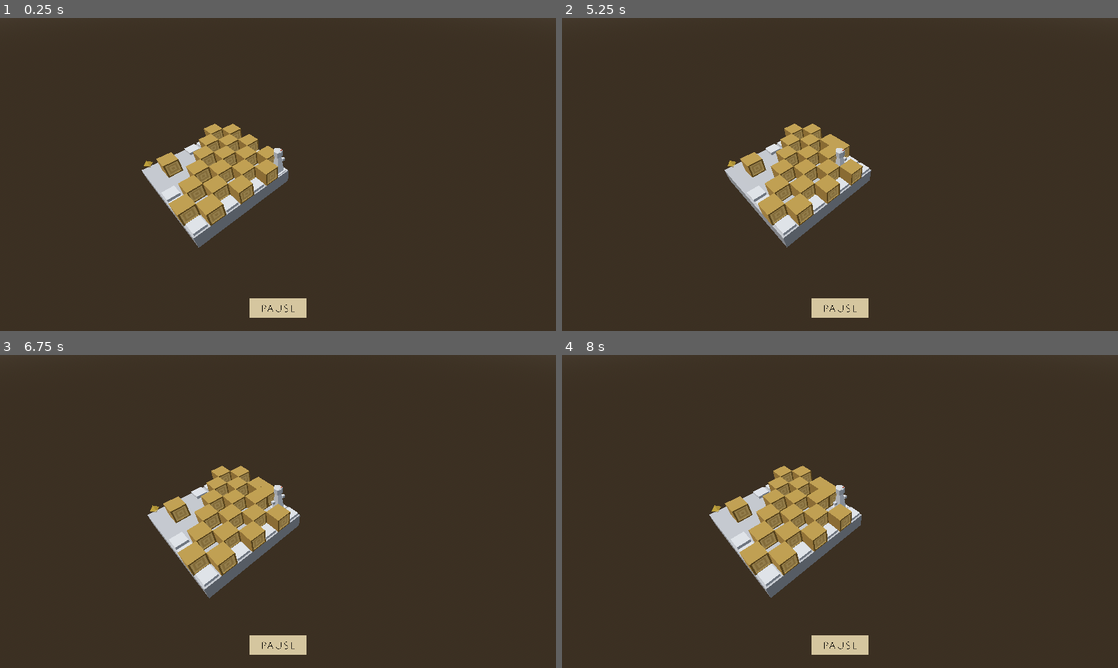
Above: before the commit, frames 1-4 (two rows, left to right).
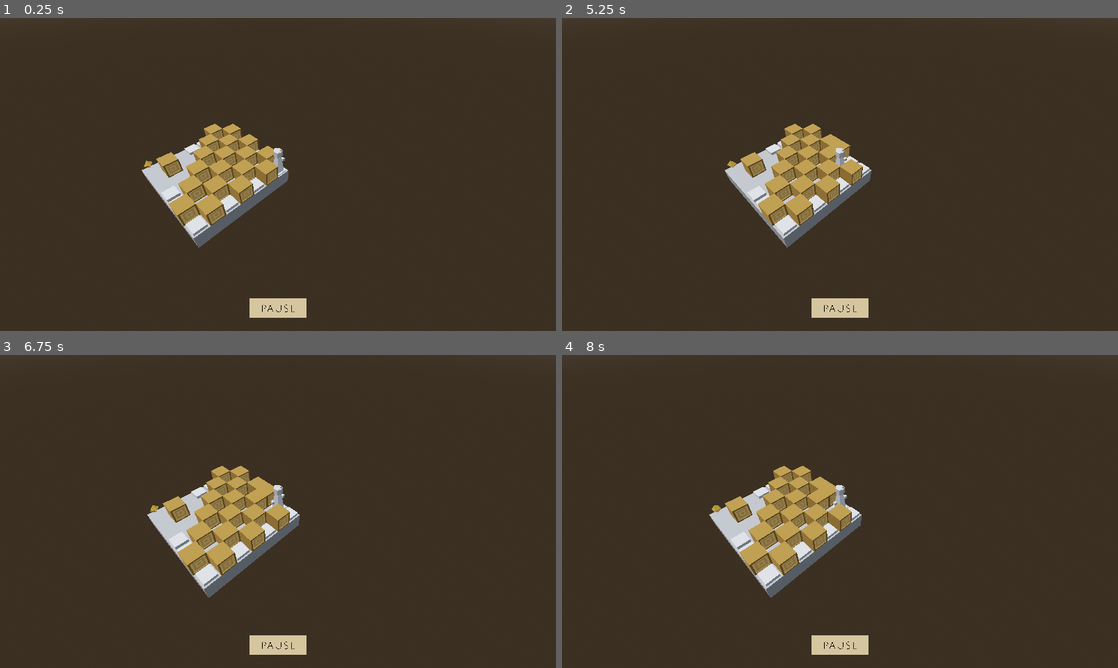
Above: after the commit, the same moments.

Repository: Jnight1104/Iso-Journey
Game: Godot game, scene res://Scenes/Level_2.tscn
Same seed, same stepped clock (60 frames per second), same inputs: the game is played once before the commit and once after it. The project has no main scene, so this scene is started directly.
Inputs (mouse positions are in pixels of both pictures, inside the frame that each line leads up to):
- Up to frame 1 (0.25 s): no input
- Up to frame 2 (5.25 s): tap Enter at 0.5, 5 s; move the mouse to (812, 237) at 0.52 s; hold Up (ui_up) 0.53-1.25 s; click (840, 309) at 1.25 s; click "Resume" at 2 s; move the mouse to (1006, 221) at 2.77 s; hold Up (ui_up) 2.78-3.53 s; move the mouse to (673, 127) at 3.52 s; hold Left (ui_left) 3.53-5.03 s; tap Space at 4.25 s; move the mouse to (867, 174) at 4.27 s; move the mouse to (756, 96) at 5.02 s; hold Down (ui_down) from 5.03 s (still down)
- Up to frame 3 (6.75 s): tap Space at 5.75 s; move the mouse to (400, 495) at 5.77 s; release Down (ui_down) at 5.78 s; hold Right (ui_right) 5.78-6.53 s; move the mouse to (166, 527) at 6.52 s; hold Up (ui_up) from 6.53 s (still down)
- Up to frame 4 (8 s): tap Enter at 7.25 s; move the mouse to (895, 442) at 7.27 s; release Up (ui_up) at 7.28 s; hold Right (ui_right) from 7.28 s (still down)

The runs differ from the first frame. In frame 1, less than 0.1% of the frame differs, in the area x 25-52%, y 44-48%; in frame 2, 0.4%; in frame 3, 0.4%, in the area x 26-54%, y 35-78%; in frame 4, less than 0.1%.

Commit message:
Implemented collectible animation, player hand animation, and clearer image imports

Diff:
--- a/Scripts/player.gd
+++ b/Scripts/player.gd
@@ -18,6 +18,7 @@
 const LERP_RATE: float = 12
 const MAX_ACTION_QUEUE: int = 2
 const OBSTACLE_BUFFER_SCALE: float = 0.3
+const HAND_PUSH_SCALE: float = 0.3
 const UNDO_OFFSET: int = 1
 const UNDO: Vector3 = Vector3(-100, 0, 0)
 const REDO: Vector3 = Vector3(100, 0, 0)
@@ -25,6 +26,8 @@
 const HAND_Y_POS: float = 0.7
 const HAND_Y_POS_MULTIPLIER: float = 0.05
 const TIME_INCREMENT: float = 1.5
+var left_hand_position: Vector3 = Vector3(0, 0.7, -0.45)
+var right_hand_position: Vector3 = Vector3(0, 0.7, 0.45)
 var target_location: Vector3 = SPAWN
 var moving: bool = false
 var action_queue: Array = []
@@ -68,12 +71,14 @@
 	# Clears pending actions when game is paused
 	if Input.is_action_just_pressed("ui_escape"):
 		action_queue = []
-	# Moves the player toward the target location smoothly
+	# Moves the player toward the target location smoothly and sets position of hands
 	if not global.paused:
 		position = lerp(position, target_location, LERP_RATE * delta)
+		left_hand.position = lerp(left_hand.position, left_hand_position, LERP_RATE * delta)
+		right_hand.position = lerp(right_hand.position, right_hand_position, LERP_RATE * delta)
 	if not moving:
-		right_hand.position.y = HAND_Y_POS + HAND_Y_POS_MULTIPLIER * sin(time_variation)
-		left_hand.position.y = HAND_Y_POS + HAND_Y_POS_MULTIPLIER * sin(time_variation)
+		left_hand_position.y = HAND_Y_POS + HAND_Y_POS_MULTIPLIER * sin(time_variation)
+		right_hand_position.y = HAND_Y_POS + HAND_Y_POS_MULTIPLIER * sin(time_variation)
 		time_variation += TIME_INCREMENT * delta
 
 
@@ -117,11 +122,19 @@
 			detection_ray = left_ray
 		if detection_ray.is_colliding():
 			if detection_ray.get_collider().is_in_group("Box"):
-				#push.connect(detection_ray.get_collider()._pushed)
 				push.emit(direction, detection_ray.get_collider())
 				action_history.append(target_location)
 				move_delay_timer.start(MOVE_DELAY)
-				position += direction * OBSTACLE_BUFFER_SCALE
+				if direction == UP:
+					right_hand.position += HAND_PUSH_SCALE * direction
+					left_hand.position += HAND_PUSH_SCALE * direction
+				elif direction == RIGHT:
+					right_hand.position += HAND_PUSH_SCALE * direction
+				elif direction == DOWN:
+					right_hand.position += HAND_PUSH_SCALE * direction
+					left_hand.position += HAND_PUSH_SCALE * direction
+				elif direction == LEFT:
+					left_hand.position += HAND_PUSH_SCALE * direction
 			elif detection_ray.get_collider().is_in_group("Boundaries"):
 				move_delay_timer.start(MOVE_DELAY)
 				position += direction * OBSTACLE_BUFFER_SCALE
--- a/Scripts/win_collectible.gd
+++ b/Scripts/win_collectible.gd
@@ -3,30 +3,40 @@
 @onready var appearance: Node = $Cube
 const TRANSPARENT_COLOUR: Color = Color(1, 0.788, 0.226, 0.53)
 const OPAQUE_COLOUR: Color = Color(1, 0.788, 0.226, 1)
+const SPIN_SPEED: float = 0.5
 var unlocked: bool = false
 signal win
 
 
 # Called when the node enters the scene tree for the first time.
 func _ready():
+	# Connects the win signal to the necessary nodes
 	win.connect(get_node("/root/Level/Player")._win)
 	win.connect(get_node("/root/Level/Win_screen")._win)
 	win.connect(get_node("/root/Level/Pause_menu")._win)
+	# Makes the initial appearance transparent
 	appearance.material_override.albedo_color = TRANSPARENT_COLOUR
 
 
+func _process(delta):
+	# Constantly rotates the collectible over time
+	rotation.y += SPIN_SPEED * delta
+
+
 func _collected(body):
+	# Triggers game winning sequence when unlocked and collected
 	if body.is_in_group("Player") and unlocked:
 		win.emit()
-		print("plink")
 		queue_free()
 
 
 func _unlocked():
+	# Turns the collectible opaque when win conditions are met
 	appearance.material_override.albedo_color = OPAQUE_COLOUR
 	unlocked = true
 
 
 func _locked():
+	# Turns the collectible transparent when win conditions are not met
 	appearance.material_override.albedo_color = TRANSPARENT_COLOUR
 	unlocked = false
--- a/project.godot
+++ b/project.godot
@@ -62,3 +62,7 @@
 "events": [Object(InputEventKey,"resource_local_to_scene":false,"resource_name":"","device":-1,"window_id":0,"alt_press …(191 unchanged characters)…
 ]
 }
+
+[rendering]
+
+textures/lossless_compression/force_png=true
